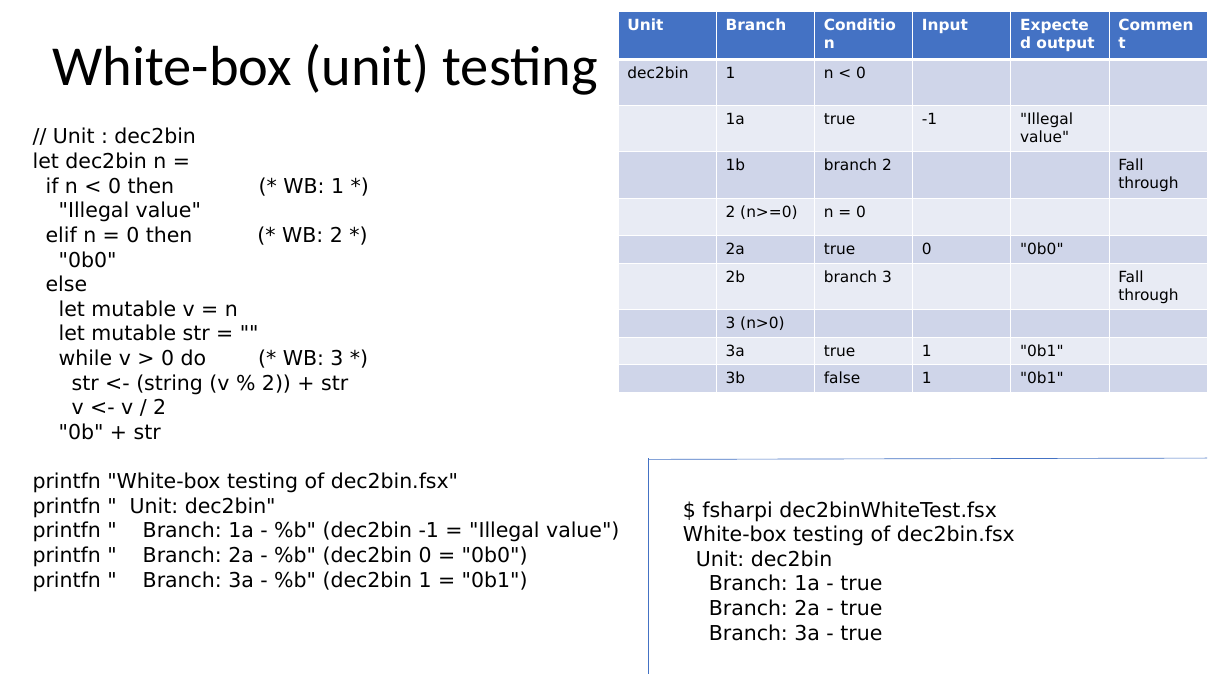
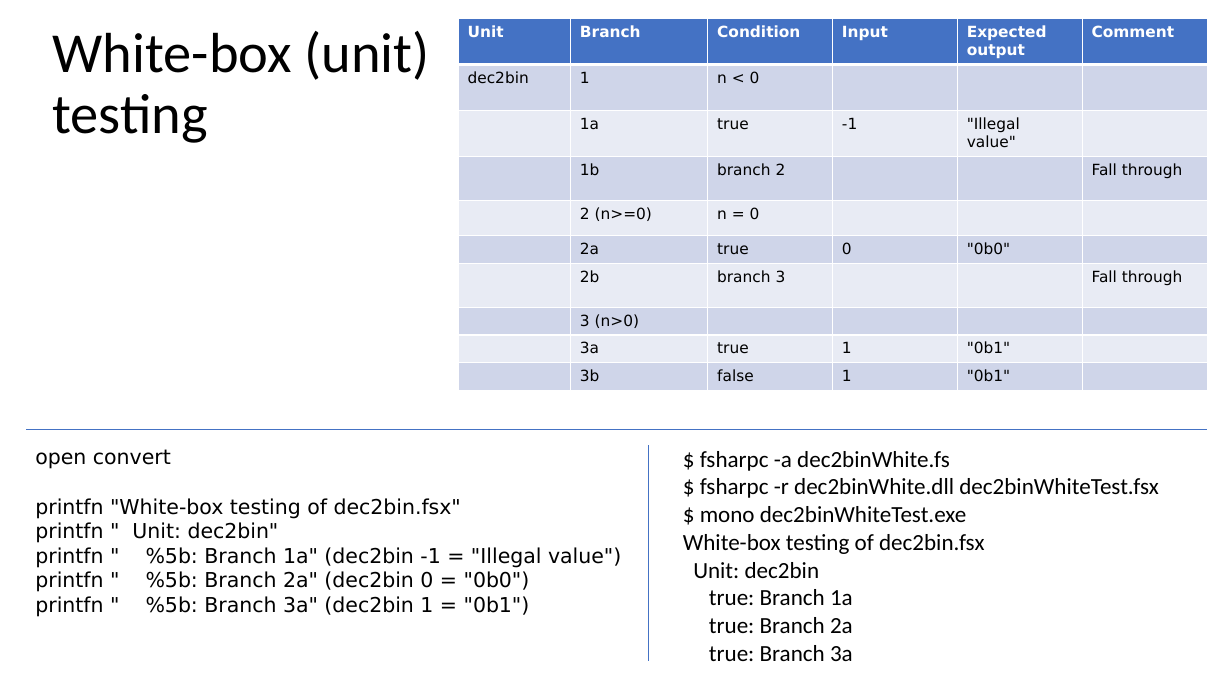
Before and after one commit to fisterloegsovs/pop22, a slide deck: slide 13 of lectures/4.1ModulesNTests/lecture.pptx (slide 10 before the commit). Drawn at 1232x693 pixels with LibreOffice and Linux fonts; fonts in the diff are those of the drawing. Boxes give left, top, right and bottom in pixels: in the first picture for what was removed or moved away, otherwise in the second. Text is boxed around its words. In the diff, an @@ line names an element or a change of style, - is before the commit and + after.

```diff
--- a/lectures/4.1ModulesNTests/lecture.pptx
+++ b/lectures/4.1ModulesNTests/lecture.pptx
@@ title "White-box (unit) testing" rewrapped from bbox=[53, 44, 598, 95] to bbox=[53, 31, 430, 143] @@
@@ table: place and size @@
-table at bbox=[618, 12, 1206, 393]
+table at bbox=[458, 18, 1208, 391]
@@ text "open convert": place and size @@
-text "open convert" at bbox=[33, 127, 619, 592]
+text "open convert" at bbox=[35, 449, 621, 617]
@@ line moved from (648, 459) - (1208, 458) to (26, 429) - (1208, 429) @@
@@ text at bbox=[35, 449, 171, 469]: text changed @@
-// Unit : dec2bin
-let dec2bin n =
-if n < 0 then (* WB: 1 *)
-"Illegal value"
-elif n = 0 then (* WB: 2 *)
-"0b0"
-else
-let mutable v = n
-let mutable str = ""
-while v > 0 do (* WB: 3 *)
-str <- (string (v % 2)) + str
-v <- v / 2
-"0b" + str
+open convert
@@ line moved from (648, 458) - (648, 675) to (648, 445) - (648, 662) @@
@@ text "$ fsharpc -a dec2binWhite.fs": place and size @@
-text "$ fsharpc -a dec2binWhite.fs" at bbox=[683, 501, 1015, 641]
+text "$ fsharpc -a dec2binWhite.fs" at bbox=[683, 451, 1159, 661]
@@ text at bbox=[700, 451, 1159, 522]: text changed; size 16 to 18 pt; font DejaVu Sans to Calibri @@
-$ fsharpi dec2binWhiteTest.fsx
+$ fsharpc -a dec2binWhite.fs
+$ fsharpc -r dec2binWhite.dll dec2binWhiteTest.fsx
+$ mono dec2binWhiteTest.exe
@@ text at bbox=[683, 534, 984, 578]: size 16 to 18 pt, font DejaVu Sans to Calibri in "White-box testing of dec2bin.fsx", "Unit: dec2bin" @@
@@ text at bbox=[35, 547, 621, 617]: text changed @@
-printfn " Branch: 1a - %b" (dec2bin -1 = "Illegal value")
-printfn " Branch: 2a - %b" (dec2bin 0 = "0b0")
-printfn " Branch: 3a - %b" (dec2bin 1 = "0b1")
+printfn " %5b: Branch 1a" (dec2bin -1 = "Illegal value")
+printfn " %5b: Branch 2a" (dec2bin 0 = "0b0")
+printfn " %5b: Branch 3a" (dec2bin 1 = "0b1")
@@ text at bbox=[709, 589, 853, 661]: text changed; size 16 to 18 pt; font DejaVu Sans to Calibri @@
-Branch: 1a - true
-Branch: 2a - true
-Branch: 3a - true
+true: Branch 1a
+true: Branch 2a
+true: Branch 3a
```
Also in this commit, not shown: 5 other slides changed, 3 slides added, 13 other files.
